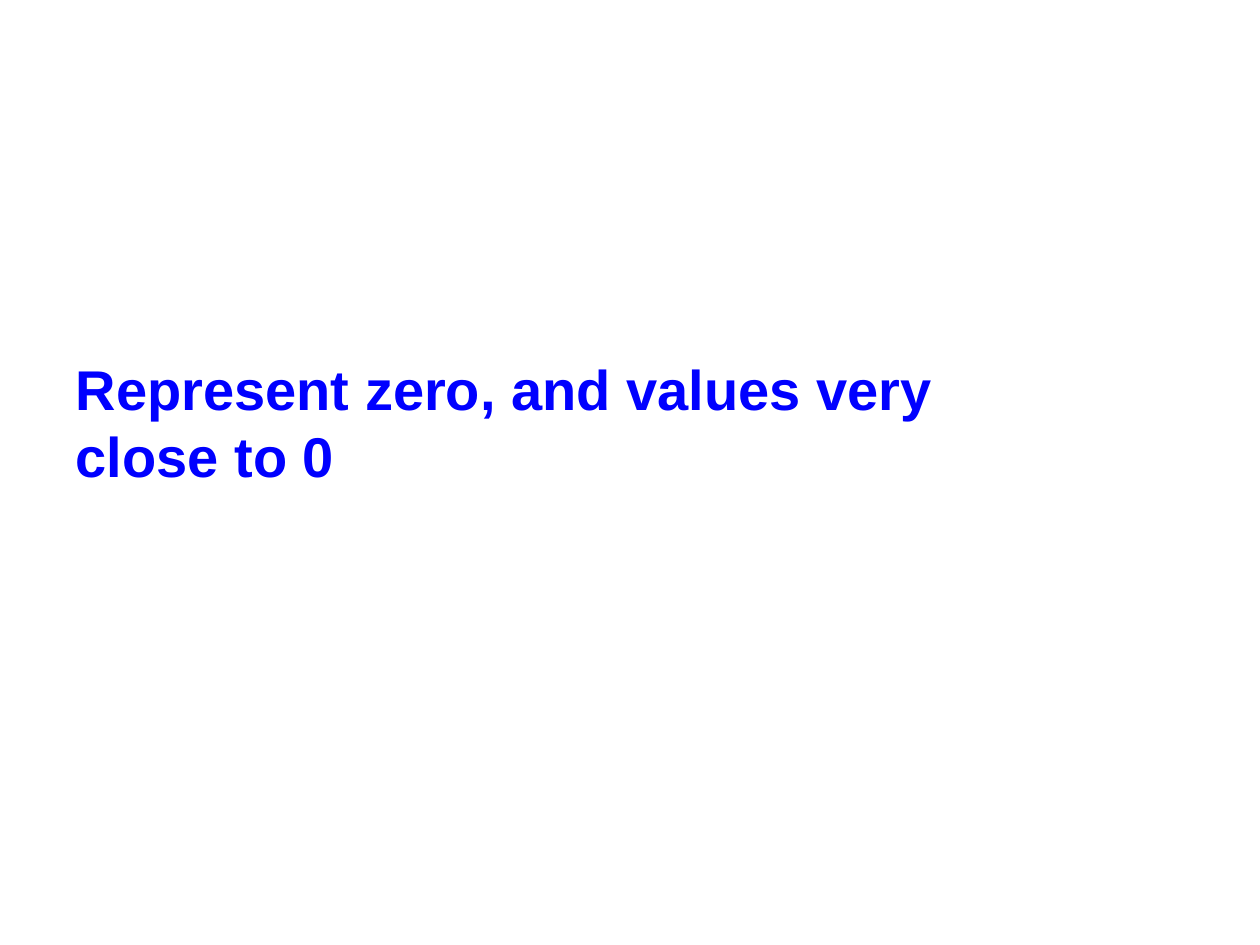
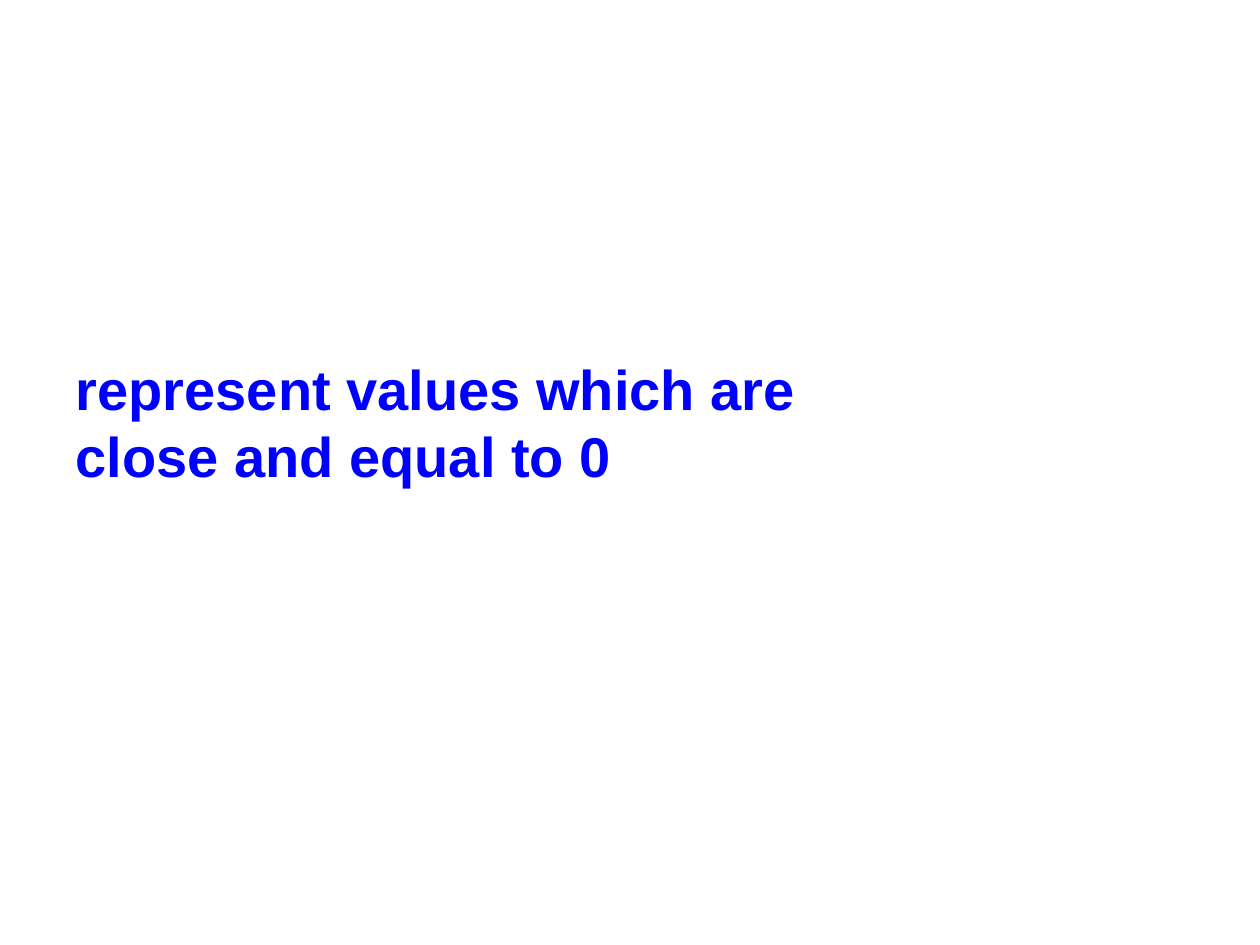
Before and after one commit to NYU-CSO/nyu-cso.github.io, a slide deck: slide 50 of notes/03-floats.pptx (slide 47 before the commit). Drawn at 1260x945 pixels with LibreOffice and Linux fonts; fonts in the diff are those of the drawing. Boxes give left, top, right and bottom in pixels: in the first picture for what was removed or moved away, otherwise in the second. Text is boxed around its words. In the diff, an @@ line names an element or a change of style, - is before the commit and + after.

```diff
--- a/notes/03-floats.pptx
+++ b/notes/03-floats.pptx
@@ text at [76,369,794,488]: text changed @@
-Represent zero, and values very
-close to 0
+represent values which are
+close and equal to 0
```
Also in this commit, not shown: 32 other slides changed, 23 slides added, 11 slides removed, 1 other file.
